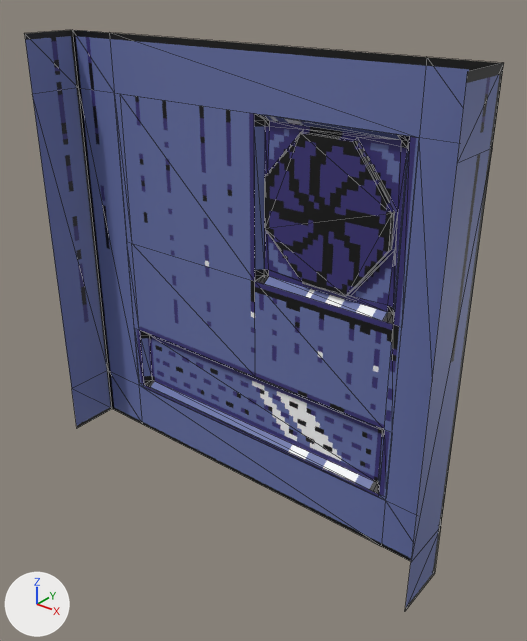
Before and after pictures for a commit that changed the glTF model assets/models/POD/Wall_PodB.glb.
Before and after are seen from a 50 mm camera at (4.66, -4.89, 5.64) aimed at (0.34, 0.5, 2.3). Lighting does not change. The marker at lower left points along +X, +Y and +Z. Mesh edges are drawn as thin lines. Vertices at the same position are counted once.

Names of what the first picture shows: 'Wall_PodB'.
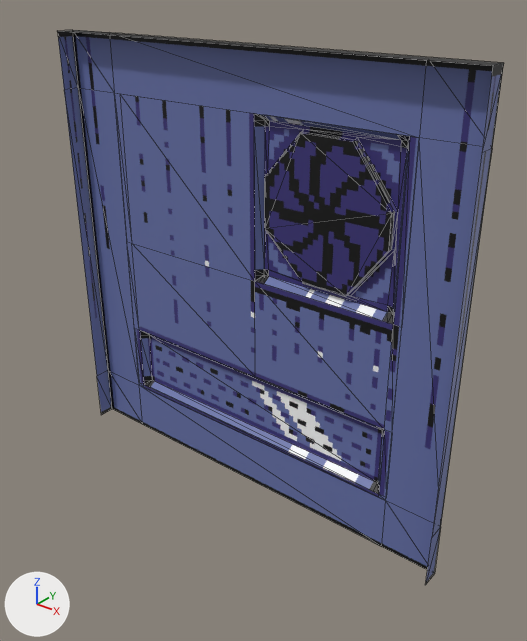
The newer file is also turned or shifted as a whole; pictures and numbers use the older file's frame.

What changed in the scene script:
```text
Change me_cube_002:
    where me_cube_002.from_pydata(...)  # 115 vertices, 168 faces; spans x -2.5..2.5, y 0.0..0.71, z 0.0..5.0
    used by ob_wall_podb; location = (0.0, 0.0, 0.0)
    before: 8 (-2.5, 0.0, 0.0) at pixel (76, 428), 9 (-2.5, 0.0, 5.0) at pixel (24, 33), 14 (-2.5, 0.0, 4.38) at pixel (32, 94), 15 (-2.5, 0.0, 0.62) at pixel (71, 388)
    before: 10 (2.5, 0.0, 0.0) at pixel (404, 611), 11 (2.5, 0.0, 5.0) at pixel (467, 71), 12 (2.5, 0.0, 4.38) at pixel (456, 163), 13 (2.5, 0.0, 0.62) at pixel (410, 562)
    me_cube_002 part 1
    add for i in [8, 9, 14, 15]: me_cube_002.vertices[i].co += Vector((0.0, 0.42, 0.0))
    me_cube_002 part 2
    add for i in [*range(10, 14)]: me_cube_002.vertices[i].co += Vector((0.0, 0.42, 0.0))
```

Changed parts and their boxes [x1, y1, x2, y2] in the pictures (527 x 641 px; the box of a moved part takes in the faces that stretch with it):
'Wall_PodB', reshaped (7% narrower): before [24, 30, 504, 611]; after [57, 30, 504, 584]
part 1 of me_cube_002, moved or reshaped: before [24, 30, 112, 428]; after [57, 31, 112, 415]
part 2 of me_cube_002, moved or reshaped: before [405, 63, 504, 611]; after [63, 30, 504, 584]
